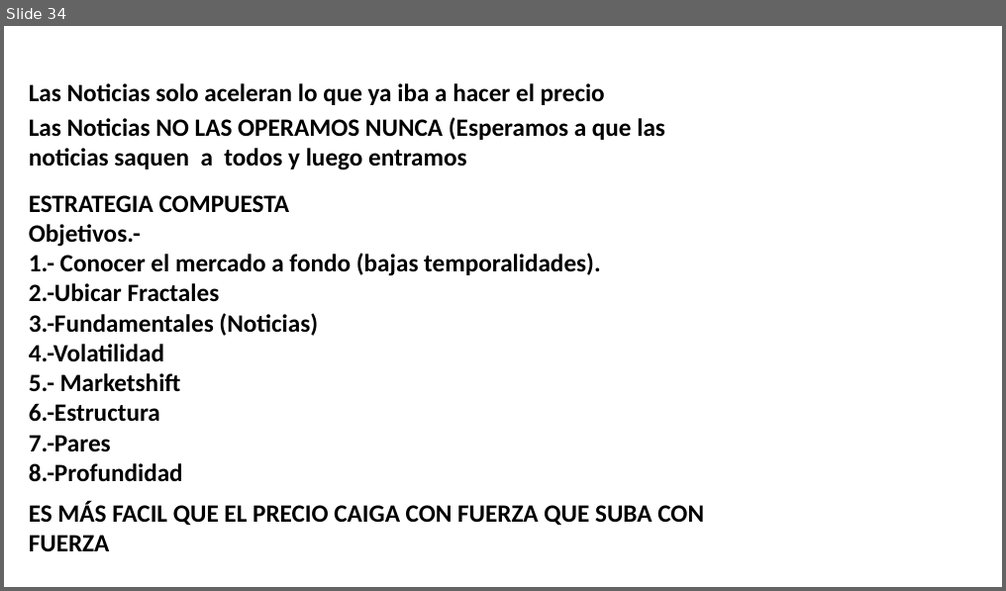
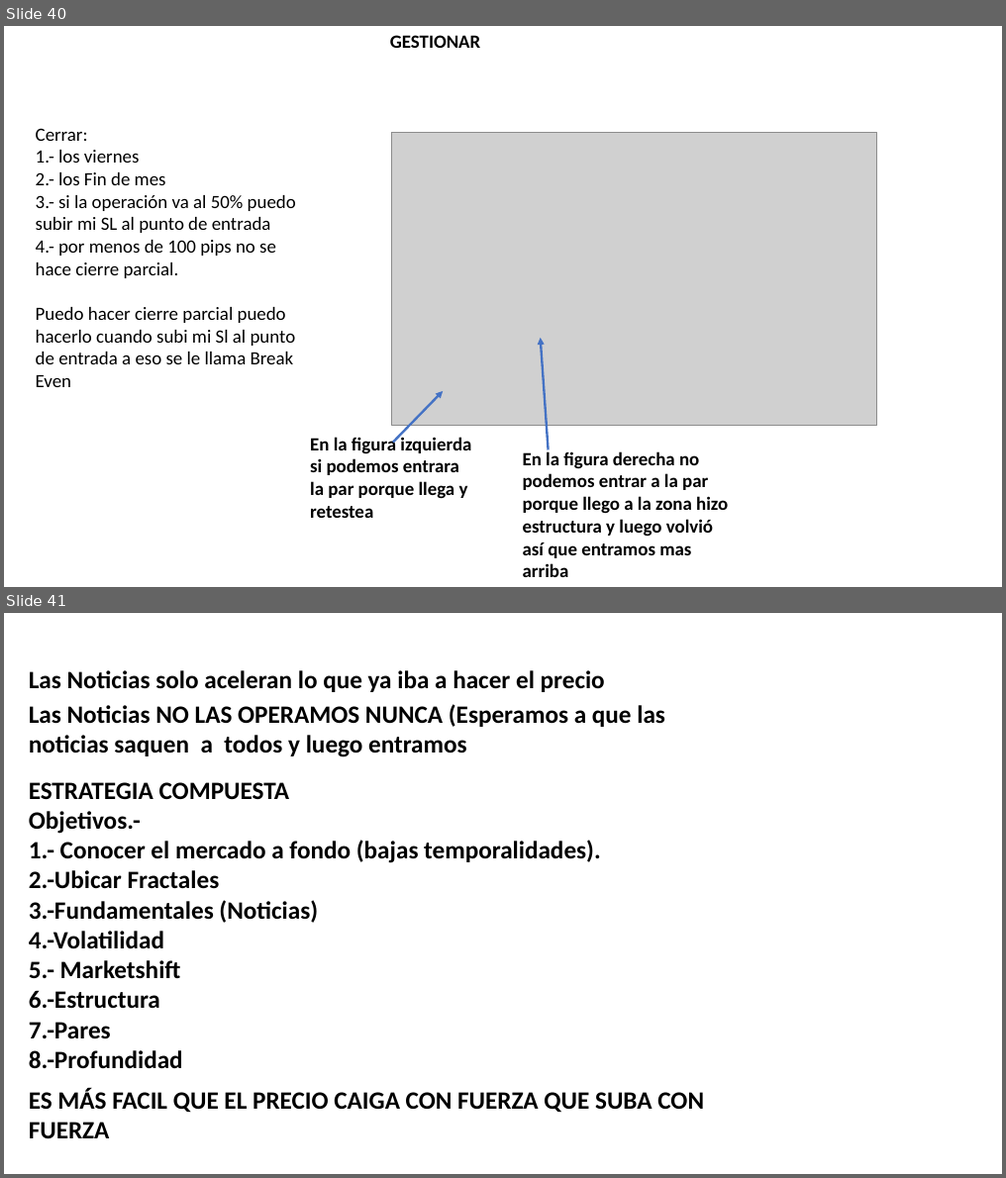
Before and after one commit to Edd1eware/Yields_Academy, a slide deck: Manual_YIELDS_ACADEMY.pptx. Shown one above the other, each under a label of ours: slide 34 before the commit, slides 40 and 41 after it. The pictures are 1006x591 and 1006x1178 pixels, drawn with LibreOffice and Linux fonts; fonts in the diff are those of the drawing; grey boxes stand for pictures. Boxes give left, top, right and bottom in pixels: in the first picture for what was removed or moved away, otherwise in the second. Text is boxed around its words. In the diff, an @@ line names an element or a change of style, - is before the commit and + after.

```diff
--- a/Manual_YIELDS_ACADEMY.pptx
+++ b/Manual_YIELDS_ACADEMY.pptx
@@ slide 40 added at <box>4,26,1002,587</box>, background #FFFFFF @@
@@ text added at <box>390,35,480,48</box>, 18 pt, text #000000, bold @@
+GESTIONAR
@@ text added at <box>36,128,296,387</box>, 18 pt, text #000000 @@
+Cerrar:
+1.- los viernes
+2.- los Fin de mes
+3.- si la operación va al 50% puedo subir mi SL al punto de entrada
+4.- por menos de 100 pips no se hace cierre parcial.
+Puedo hacer cierre parcial puedo hacerlo cuando subi mi Sl al punto de entrada a eso se le llama Break Even
@@ picture added at <box>392,133,877,427</box> @@
@@ arrow added from (548, 451) to (541, 338), #4472C4 2.25 pt @@
@@ arrow added from (393, 442) to (443, 391), #4472C4 2.25 pt @@
@@ text added at <box>310,435,471,518</box>, 18 pt, text #000000, bold @@
+En la figura izquierda si podemos entrara la par porque llega y retestea
@@ text added at <box>523,450,728,577</box>, 18 pt, text #000000, bold @@
+En la figura derecha no podemos entrar a la par porque llego a la zona hizo estructura y luego volvió así que entramos mas arriba
@@ what was slide 34 is now slide 41 @@
```
Also in this commit, not shown: 1 slide changed, 6 other slides added.
